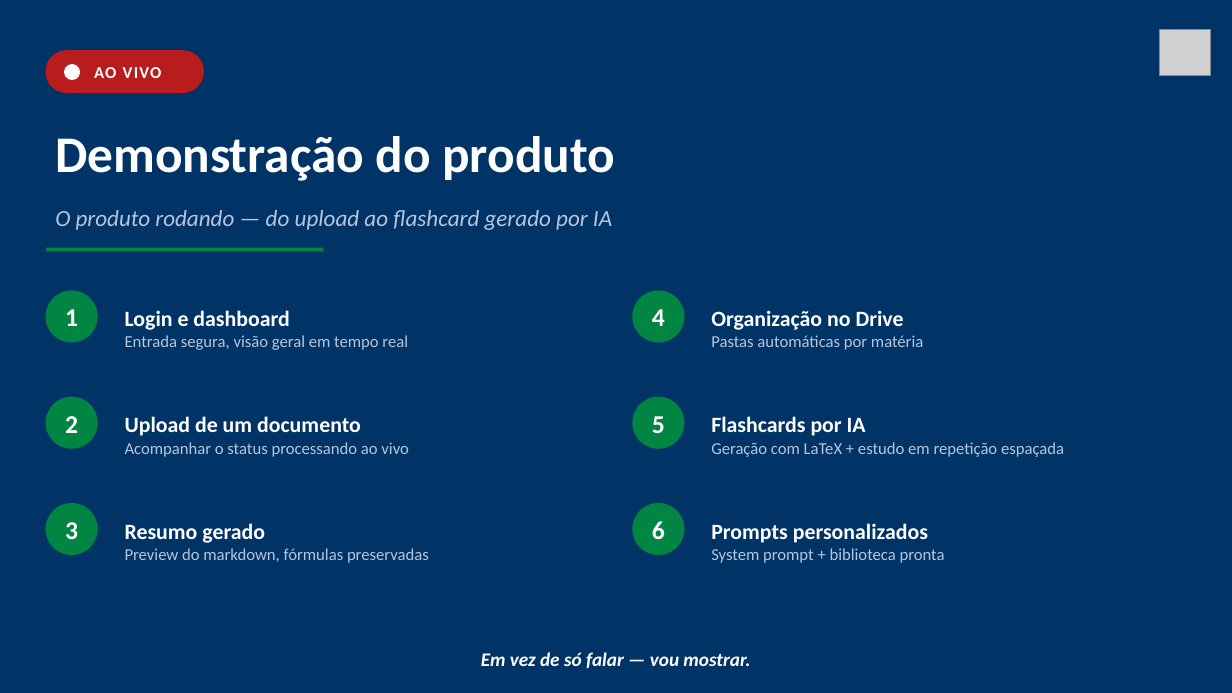
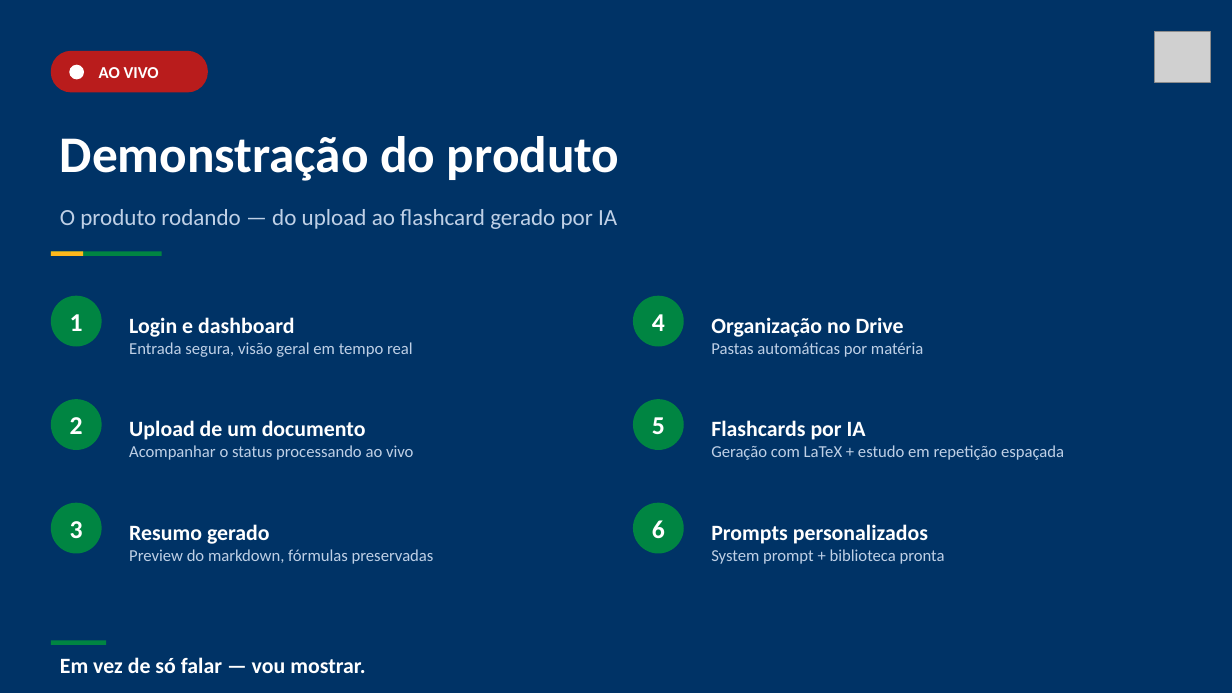
Before and after one commit to Theomurah/psp2-ia-universitarios, a slide deck: slide 9 of Entregas/Nao-Teams/Apresentacoes/PSP2_Apresentacao_Final.pptx. Drawn at 1232x693 pixels with LibreOffice and Linux fonts; fonts in the diff are those of the drawing; grey boxes stand for pictures. Boxes give left, top, right and bottom in pixels: in the first picture for what was removed or moved away, otherwise in the second. Text is boxed around its words. In the diff, an @@ line names an element or a change of style, - is before the commit and + after.

```diff
--- a/Entregas/Nao-Teams/Apresentacoes/PSP2_Apresentacao_Final.pptx
+++ b/Entregas/Nao-Teams/Apresentacoes/PSP2_Apresentacao_Final.pptx
@@ rounded rectangle at <box>51,51,208,92</box>: outline #B91C1C 1 pt to none @@
@@ text "AO VIVO" at <box>99,67,159,78</box>: letter spacing 1 to 0 pt @@
@@ picture: place and size @@
-picture at <box>1160,30,1211,76</box>
+picture at <box>1155,31,1211,82</box>
@@ ellipse at <box>69,65,84,79</box>: outline #FFFFFF 1 pt to none @@
@@ text "Demonstração do produto": place and size @@
-text "Demonstração do produto" at <box>55,136,615,181</box>
+text "Demonstração do produto" at <box>60,136,620,181</box>
@@ text "O produto rodando — do ..." at <box>60,209,617,229</box>: text colour #B8C5DB to #BFD0E6, italic off @@
@@ line removed from (46, 250) to (323, 250) @@
@@ rectangle added at <box>51,251,162,256</box>, fill #008542 @@
@@ rectangle added at <box>51,251,83,256</box>, fill #FFB81C @@
@@ text "1": place and size @@
-text "1" at <box>65,309,78,326</box>
+text "1" at <box>70,314,83,331</box>
@@ ellipse: place and size @@
-ellipse at <box>46,291,97,342</box>
+ellipse at <box>51,296,102,347</box>
@@ outline #008542 1 pt to none in 6 elements at <box>633,503,684,554</box>, <box>633,399,684,450</box>, <box>51,503,102,554</box>, <box>51,399,102,450</box>, <box>633,296,684,347</box>, <box>51,296,102,347</box> @@
@@ text "Login e dashboard Entrada segura, ..." at <box>129,317,413,357</box>: text colour #B8C5DB to #BFD0E6 in "Entrada segura, visão geral em tempo real" @@
@@ text "4": place and size @@
-text "4" at <box>652,309,665,326</box>
+text "4" at <box>652,314,665,331</box>
@@ ellipse: place and size @@
-ellipse at <box>633,291,684,342</box>
+ellipse at <box>633,296,684,347</box>
@@ text "Organização no Drive Pastas automáticas ..." at <box>711,342,923,357</box>: text colour #B8C5DB to #BFD0E6 in "Pastas automáticas por matéria" @@
@@ 3 ellipses, 2 texts, 1 rounded rectangle: place and size @@
-3 ellipses, 2 texts, 1 rounded rectangle at <box>46,51,203,555</box>
+3 ellipses, 2 texts, 1 rounded rectangle at <box>51,51,208,554</box>
@@ text "Upload de um documento Acompanhar ..." at <box>129,420,414,460</box>: text colour #B8C5DB to #BFD0E6 in "Acompanhar o status processando ao vivo" @@
@@ text "Flashcards por IA Geração com ..." at <box>711,420,1064,460</box>: text colour #B8C5DB to #BFD0E6 in "Geração com LaTeX + estudo em repetição ..." @@
@@ text "Resumo gerado Preview do markdown, ..." at <box>129,524,434,564</box>: text colour #B8C5DB to #BFD0E6 in "Preview do markdown, fórmulas preservadas" @@
@@ text "Em vez de só falar ..." at <box>60,657,365,673</box>: size 15 to 17 pt, italic off; alignment centre to left @@
@@ rectangle added at <box>51,640,106,645</box>, fill #008542 @@
```
Also in this commit, not shown: 14 other slides changed.
